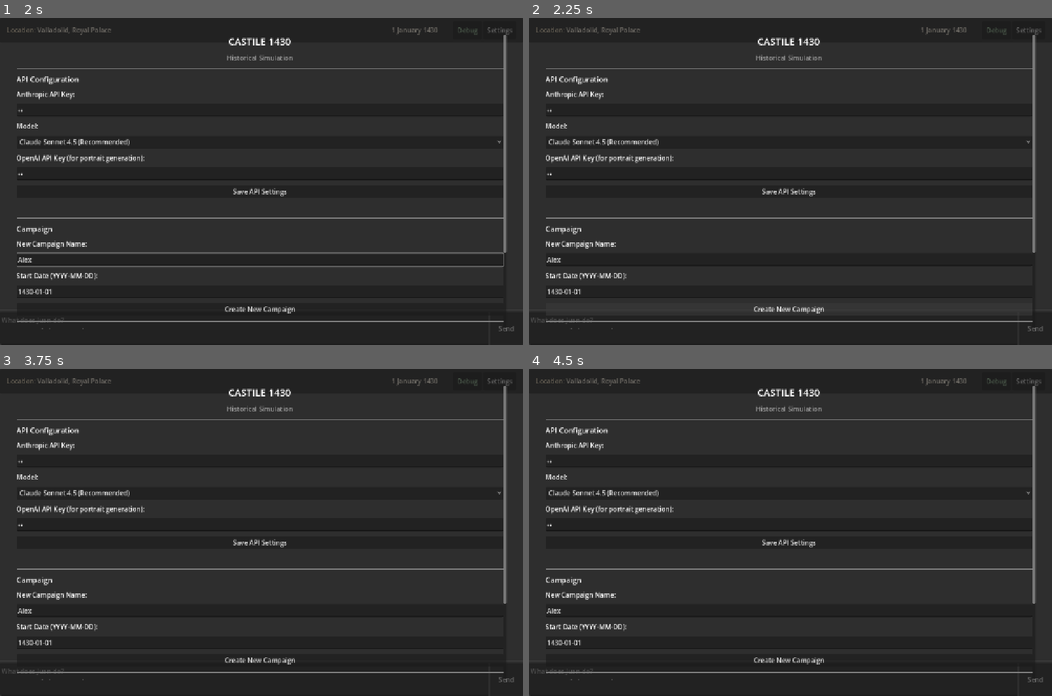
Above: before the commit, frames 1-4 (two rows, left to right).
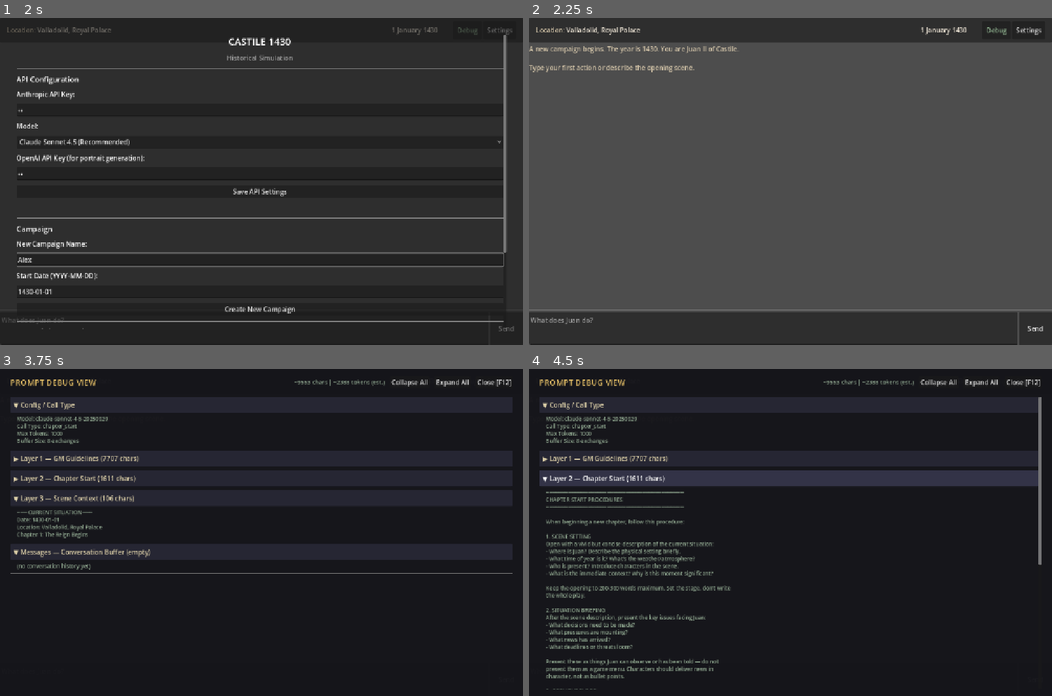
Above: after the commit, the same moments.

Repository: SSicco/History-sim
Game: Godot game, scene res://scenes/main.tscn
Same seed, same stepped clock (60 frames per second), same inputs: the game is played once before the commit and once after it.
Inputs (mouse positions are in pixels of both pictures, inside the frame that each line leads up to):
- Up to frame 1 (2 s): click (245, 328) at 0.52 s; type "12" at 0.6 s; click (261, 109) at 0.75 s; type "12" at 0.83 s; click (261, 174) at 0.98 s; type "12" at 1.07 s; click (261, 259) at 1.27 s; type "Alex" at 1.35 s
- Up to frame 2 (2.25 s): click "Create New Campaign" at 2 s
- Up to frame 3 (3.75 s): click (261, 660) at 2.75 s, where only the run before the commit has a clickable "Create New Campaign"; click "Debug" at 3.5 s
- Up to frame 4 (4.5 s): click (790, 476) at 4.25 s, where only the run after the commit has a clickable "▶ Layer 2 — Chapter Start (16…"

Frame 1 is identical in both runs. In frame 2, 80% of the frame differs, in the area x 0-100%, y 2-100%; in frame 3, 6.2%; in frame 4, 13%.
Error before the commit: Parse Error: Unterminated string. (res://scripts/chat_panel.gd:197)

Commit message:
Fix GDScript syntax error: triple-quote causing unterminated string on line 197
The curly/smart quote character (U+201C) was stored as a regular ASCII
double-quote (0x22), creating """ which GDScript interprets as the start
of a triple-quoted multiline string. Replace with Unicode escapes \u201c
and \u201d to properly check for smart quotes without triggering
triple-quote parsing.

https://claude.ai/code/session_016DjAE2hwihSi3MhUxuNpF8

Diff:
--- a/scripts/chat_panel.gd
+++ b/scripts/chat_panel.gd
@@ -194,7 +194,7 @@
 				if display_name_lower in trimmed.to_lower():
 					# Just insert portrait if name is mentioned in a dialogue context
 					var char_id: String = speaker_names[display_name_lower]
-					if "\"" in trimmed or """ in trimmed or "spoke" in trimmed.to_lower() or "said" in trimmed.to_lower():
+					if "\"" in trimmed or "\u201c" in trimmed or "\u201d" in trimmed or "spoke" in trimmed.to_lower() or "said" in trimmed.to_lower():
 						_insert_portrait(char_id)
 						found_speaker = true
 						break
